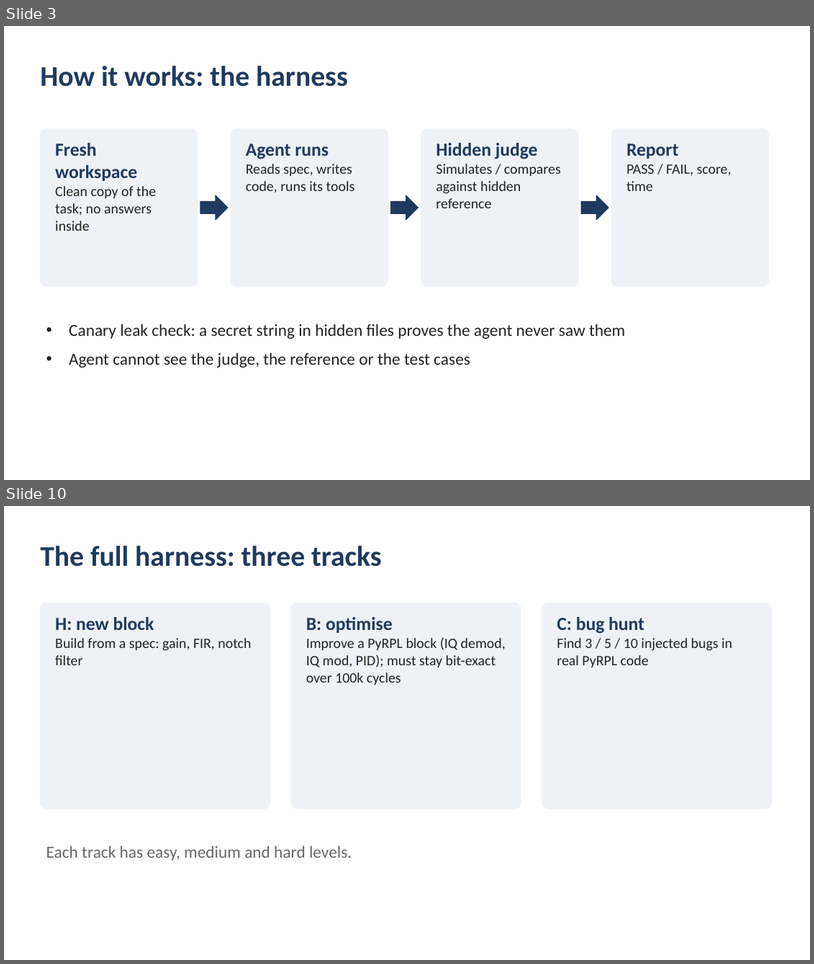
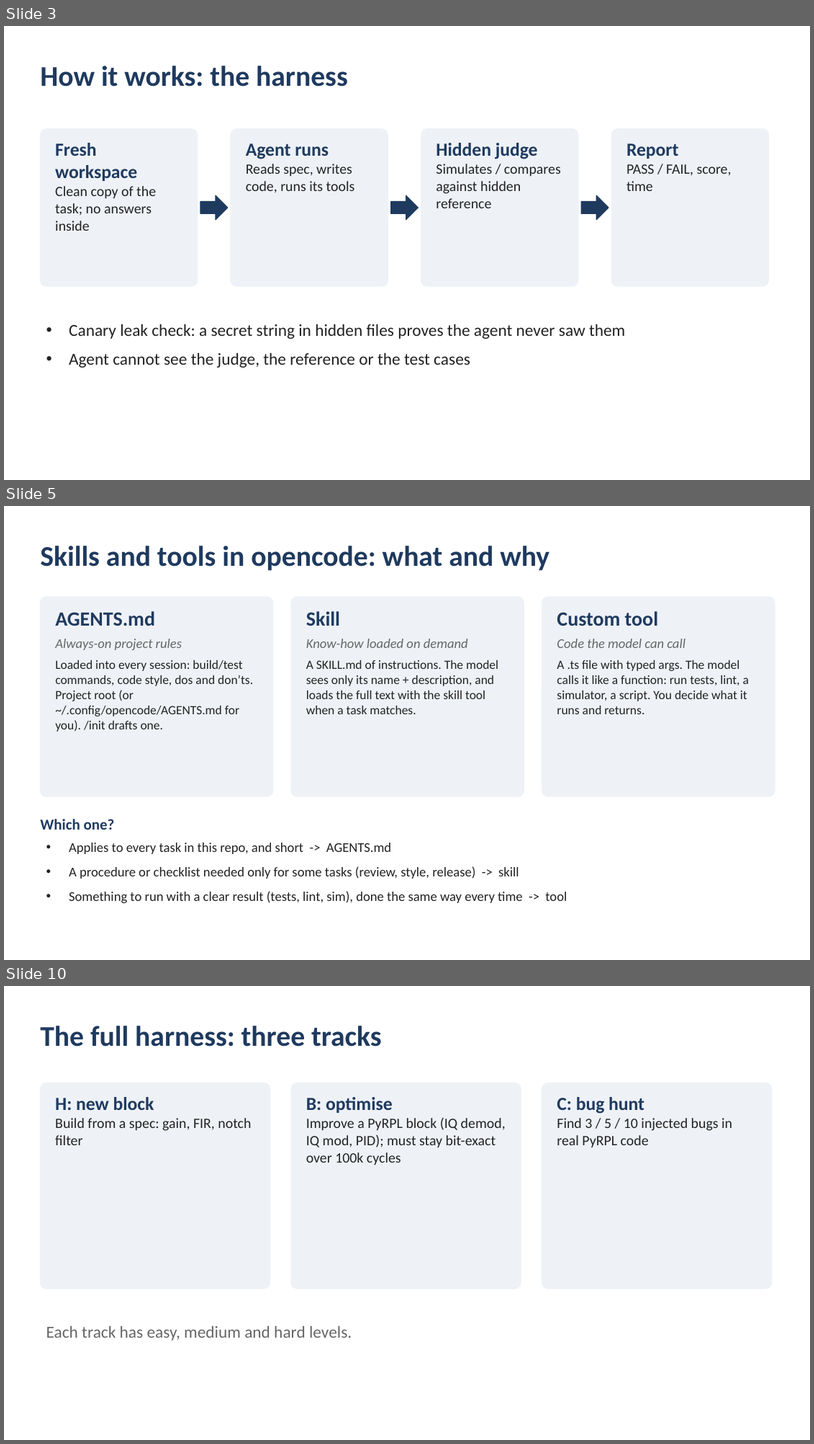
Before and after one commit to SiddharthaKR/testlocal, a slide deck: docs/AI_FPGA_demo_summary.pptx. Shown one above the other, each under a label of ours: slides 3 and 10 before the commit, slides 3, 5 and 10 after it; the slides between them are not shown. The pictures are 814x964 and 814x1444 pixels, drawn with LibreOffice and Linux fonts; fonts in the diff are those of the drawing. Boxes give left, top, right and bottom in pixels: in the first picture for what was removed or moved away, otherwise in the second. Text is boxed around its words. In the diff, an @@ line names an element or a change of style, - is before the commit and + after.

```diff
--- a/docs/AI_FPGA_demo_summary.pptx
+++ b/docs/AI_FPGA_demo_summary.pptx
@@ slide 5 added at [4,506,810,960], background #FFFFFF @@
@@ text added at [40,546,550,571], 34 pt, text #1F3A5F, bold @@
+Skills and tools in opencode: what and why
@@ rounded rectangle added at [40,597,273,796], fill #EEF2F7, outline #EEF2F7 1 pt @@
@@ text added at [55,611,253,731], 15 pt, text #222222 @@
+AGENTS.md
+Always-on project rules
+Loaded into every session: build/test commands, code style, dos and don’ts. Project root (or ~/.config/opencode/AGENTS.md for you). /init drafts one.
@@ rounded rectangle added at [291,597,525,796], fill #EEF2F7, outline #EEF2F7 1 pt @@
@@ text added at [306,611,499,714], 15 pt, text #222222 @@
+Skill
+Know-how loaded on demand
+A SKILL.md of instructions. The model sees only its name + description, and loads the full text with the skill tool when a task matches.
@@ rounded rectangle added at [543,597,775,796], fill #EEF2F7, outline #EEF2F7 1 pt @@
@@ text added at [557,611,749,714], 15 pt, text #222222 @@
+Custom tool
+Code the model can call
+A .ts file with typed args. The model calls it like a function: run tests, lint, a simulator, a script. You decide what it runs and returns.
@@ text added at [40,818,115,829], 18 pt, text #1F3A5F, bold @@
+Which one?
@@ text added at [69,842,567,903], 16 pt, text #222222 @@
+• Applies to every task in this repo, and short -> AGENTS.md
+• A procedure or checklist needed only for some tasks (review, style, release) -> skill
+• Something to run with a clear result (tests, lint, sim), done the same way every time -> tool
```
Also in this commit, not shown: 1 slide changed, 4 other slides added, 5 slides removed.
